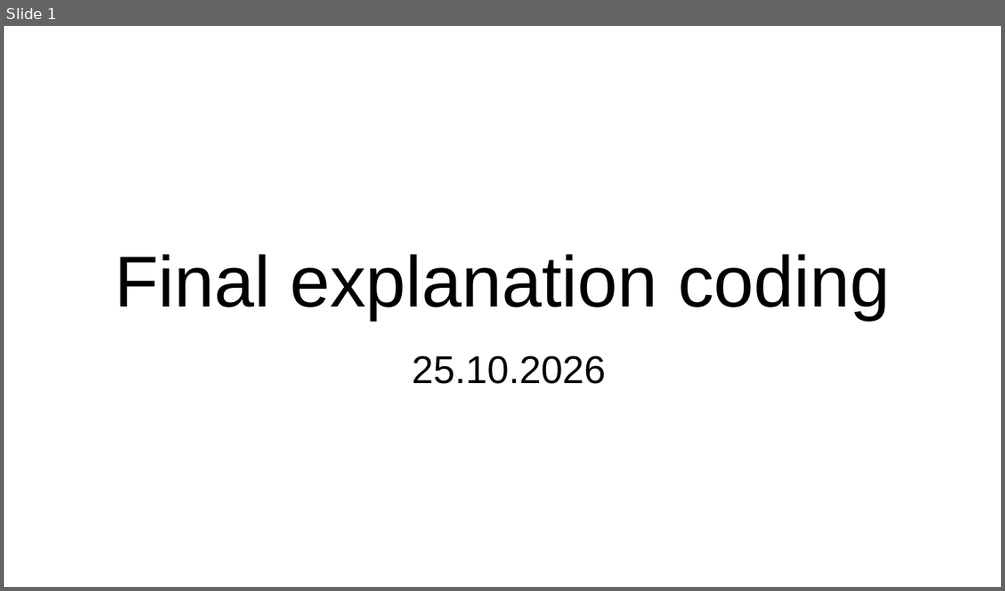
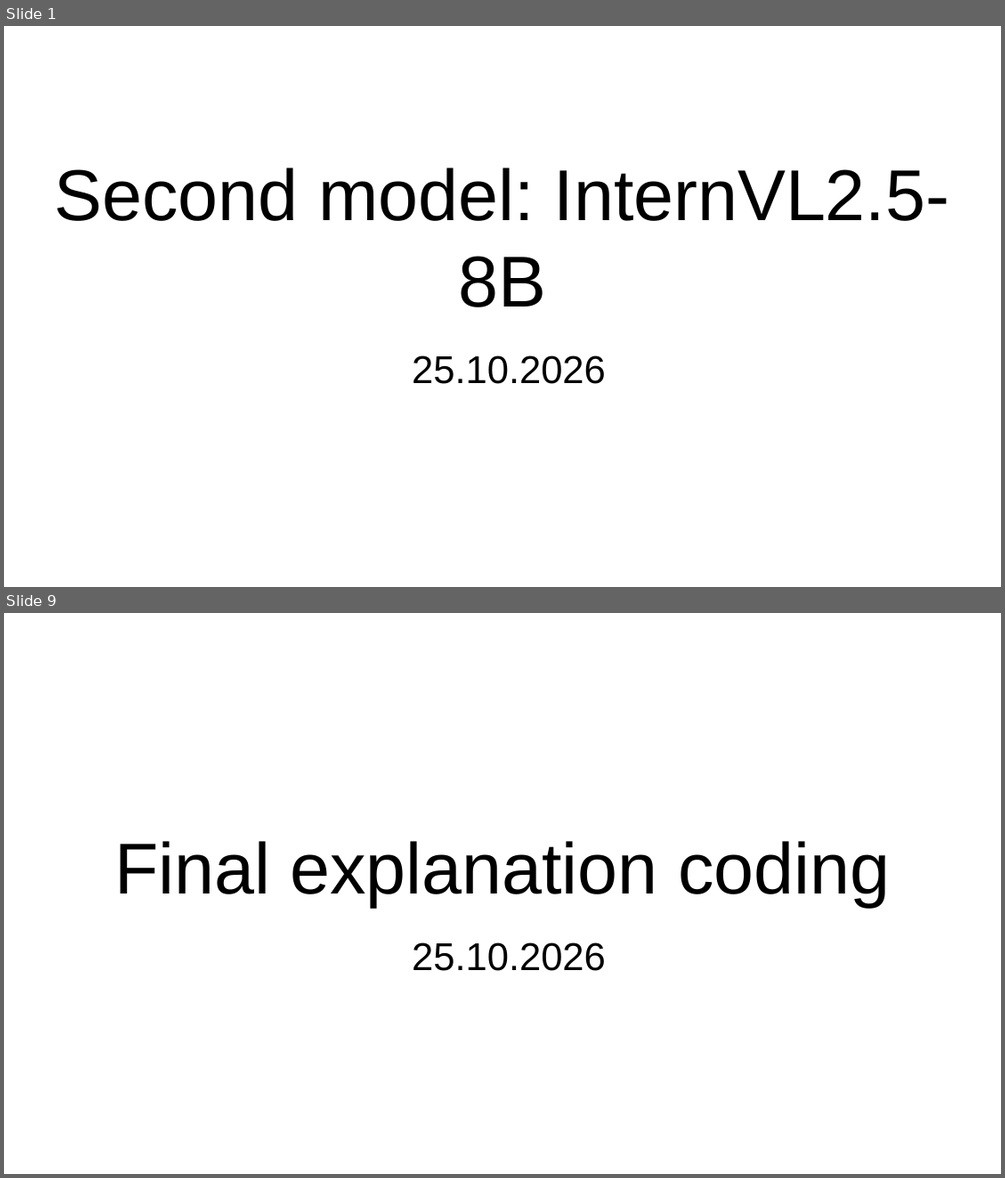
Before and after one commit to seriozh1/ai-alignment-demands-emotions, a slide deck: files/AI Alignemnt Emotions all slides.pptx. Shown one above the other, each under a label of ours: slide 1 before the commit, slides 1 and 9 after it; the slides between them are not shown. The pictures are 1005x591 and 1005x1178 pixels, drawn with LibreOffice and Linux fonts; fonts in the diff are those of the drawing. Boxes give left, top, right and bottom in pixels: in the first picture for what was removed or moved away, otherwise in the second. Text is boxed around its words. In the diff, an @@ line names an element or a change of style, - is before the commit and + after.

Commit message:
3-rd model qwen_v1 test

```diff
--- a/files/AI Alignemnt Emotions all slides.pptx
+++ b/files/AI Alignemnt Emotions all slides.pptx
@@ slide 1 added at box(4, 26, 1001, 587), background #FFFFFF @@
@@ title added at box(55, 168, 949, 307), 52 pt, text #000000 @@
+Second model: InternVL2.5-8B
@@ subtitle added at box(412, 355, 606, 384), 28 pt, text #000000 @@
+25.10.2026
@@ what was slide 1 is now slide 9 @@
```
Also in this commit, not shown: 7 other slides added, 29 other files.
